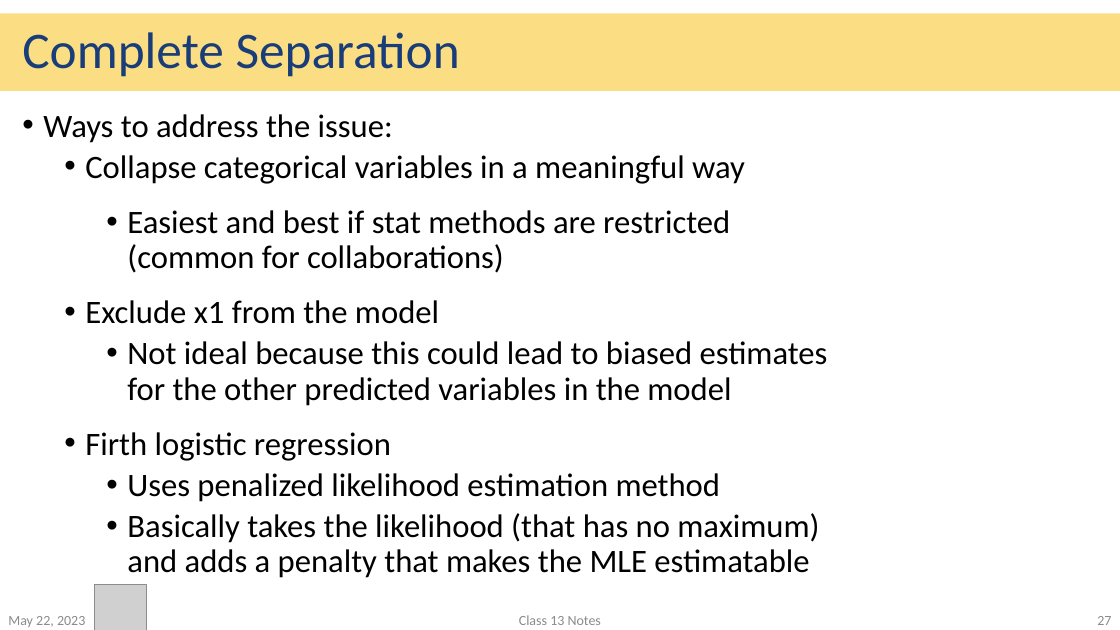
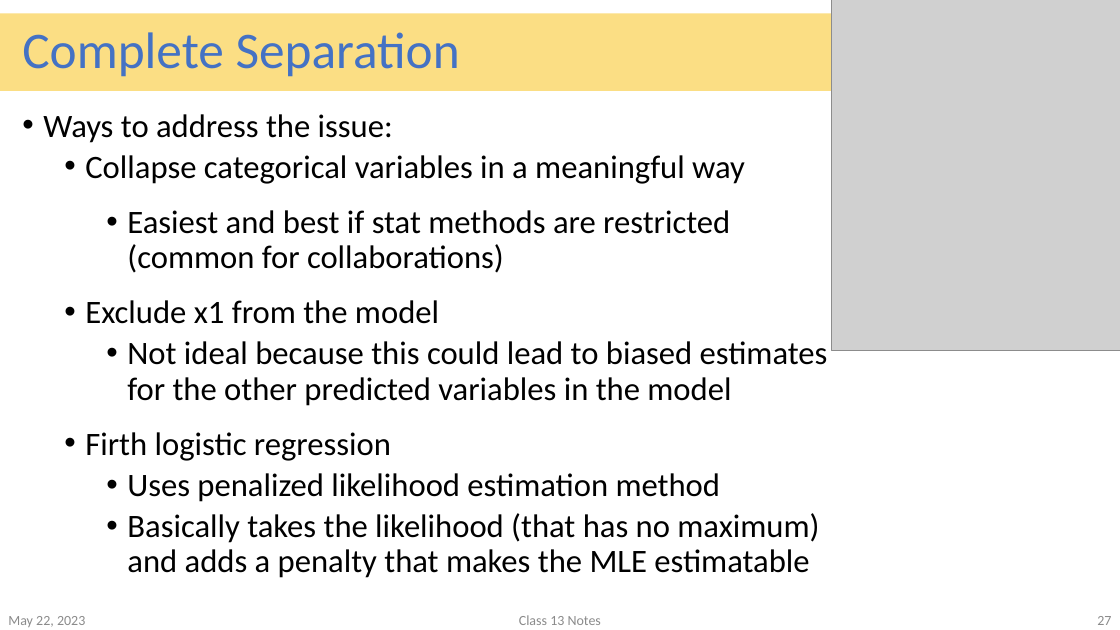
Before and after one commit to nwakim/S2024_BSTA_513, a slide deck: slide 27 of lectures/13_Numeric_Problems/old_work/Class_13_Numerical_Problems.pptx. Drawn at 1120x630 pixels with LibreOffice and Linux fonts; fonts in the diff are those of the drawing; grey boxes stand for pictures. Boxes give left, top, right and bottom in pixels: in the first picture for what was removed or moved away, otherwise in the second. Text is boxed around its words. In the diff, an @@ line names an element or a change of style, - is before the commit and + after.

```diff
--- a/lectures/13_Numeric_Problems/old_work/Class_13_Numerical_Problems.pptx
+++ b/lectures/13_Numeric_Problems/old_work/Class_13_Numerical_Problems.pptx
@@ title "Complete Separation" at (22, 32, 460, 77): text colour #193D78 to #4472C4 @@
@@ picture: place and size @@
-picture at (94, 585, 146, 630)
+picture at (831, 0, 1120, 350)
```
Also in this commit, not shown: 44 other slides changed, 13 other files.
